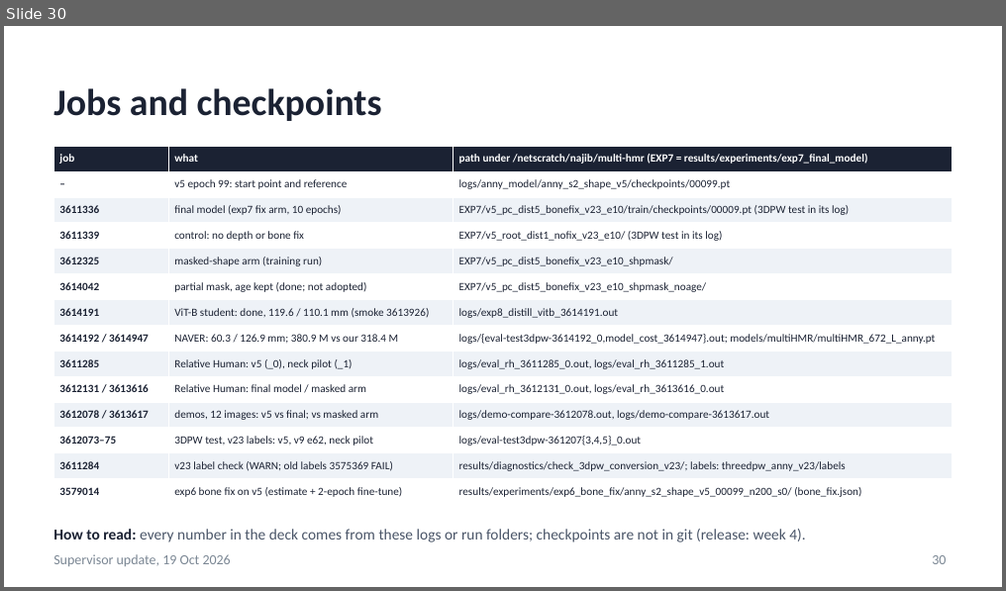
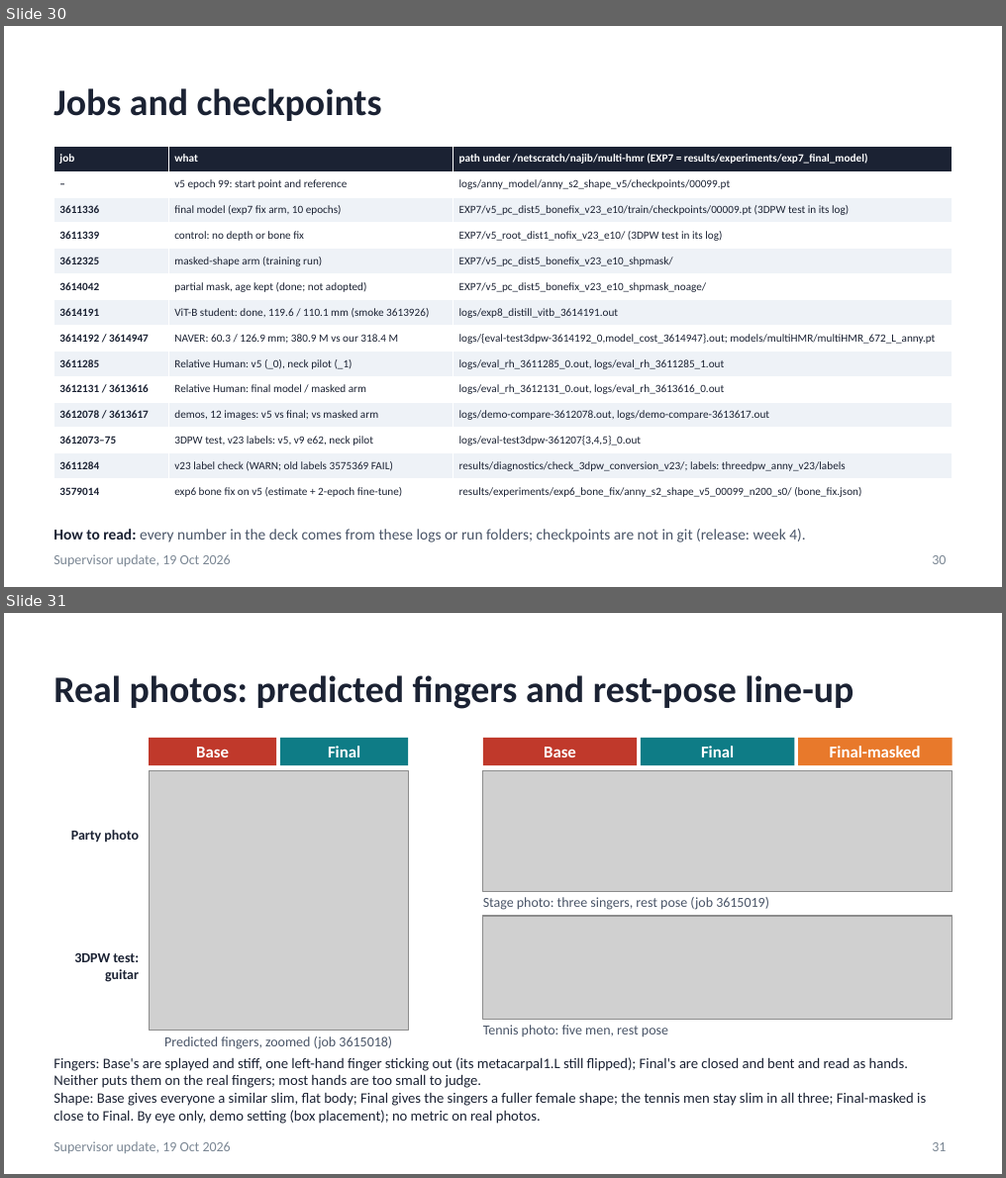
Before and after one commit to saadnajib/Multi-Person-Whole-Body-Human-Mesh-Recovery-in-a-Single-Shot-with-Annyone-dataset-and-3dpw-dataset, a slide deck: docs/supervisor_update_2026-10-19.pptx. Shown one above the other, each under a label of ours: slide 30 before the commit, slides 30 and 31 after it. The pictures are 1006x591 and 1006x1178 pixels, drawn with LibreOffice and Linux fonts; fonts in the diff are those of the drawing; grey boxes stand for pictures. Boxes give left, top, right and bottom in pixels: in the first picture for what was removed or moved away, otherwise in the second. Text is boxed around its words. In the diff, an @@ line names an element or a change of style, - is before the commit and + after.

```diff
--- a/docs/supervisor_update_2026-10-19.pptx
+++ b/docs/supervisor_update_2026-10-19.pptx
@@ slide 31 added at (x1=4, y1=613, x2=1002, y2=1174), background #FFFFFF; not listed: 1 template element that a slide beside it also shows @@
@@ title added at (x1=54, y1=675, x2=853, y2=709), 27 pt, text #1B2233, bold @@
+Real photos: predicted fingers and rest-pose line-up
@@ rectangle added at (x1=149, y1=738, x2=276, y2=765), fill #C0392B, 12 pt, text #FFFFFF, bold @@
+Base
@@ rectangle added at (x1=280, y1=738, x2=408, y2=765), fill #0E7C86, 12 pt, text #FFFFFF, bold @@
+Final
@@ rectangle added at (x1=483, y1=738, x2=637, y2=765), fill #C0392B, 12 pt, text #FFFFFF, bold @@
+Base
@@ rectangle added at (x1=641, y1=738, x2=794, y2=765), fill #0E7C86, 12 pt, text #FFFFFF, bold @@
+Final
@@ rectangle added at (x1=798, y1=738, x2=952, y2=765), fill #E8792B, 12 pt, text #FFFFFF, bold @@
+Final-masked
@@ picture added at (x1=149, y1=770, x2=408, y2=1030) @@
@@ picture added at (x1=483, y1=770, x2=952, y2=892) @@
@@ text added at (x1=71, y1=830, x2=139, y2=843), 10 pt, text #1B2233, bold @@
+Party photo
@@ text added at (x1=483, y1=897, x2=769, y2=910), 10 pt, text #4A5568 @@
+Stage photo: three singers, rest pose (job 3615019)
@@ picture added at (x1=483, y1=916, x2=952, y2=1020) @@
@@ text added at (x1=74, y1=954, x2=139, y2=982), 10 pt, text #1B2233, bold @@
+3DPW test: guitar
@@ text added at (x1=483, y1=1025, x2=668, y2=1038), 10 pt, text #4A5568 @@
+Tennis photo: five men, rest pose
@@ text added at (x1=54, y1=1058, x2=926, y2=1124), 10.5 pt, text #1B2233 @@
+Fingers: Base's are splayed and stiff, one left-hand finger sticking out (its metacarpal1.L still flipped); Final's are closed and bent and read as hands. Neither puts them on the real fingers; most hands are too small to judge.
+Shape: Base gives everyone a similar slim, flat body; Final gives the singers a fuller female shape; the tennis men stay slim in all three; Final-masked is close to Final. By eye only, demo setting (box placement); no metric on real photos.
@@ text added at (x1=164, y1=1037, x2=392, y2=1050), 10 pt, text #4A5568 @@
+Predicted fingers, zoomed (job 3615018)
@@ page number added at (x1=932, y1=1143, x2=945, y2=1152), 10 pt, text #7B8794 @@
+31
```
Also in this commit, not shown: 6 slides changed, 8 other files.
